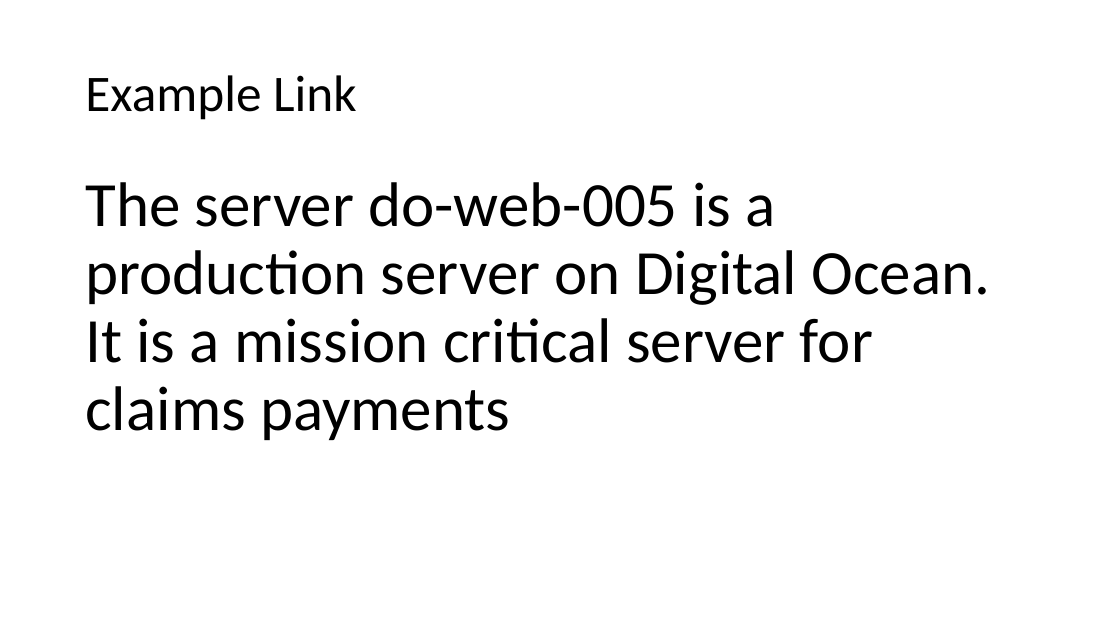
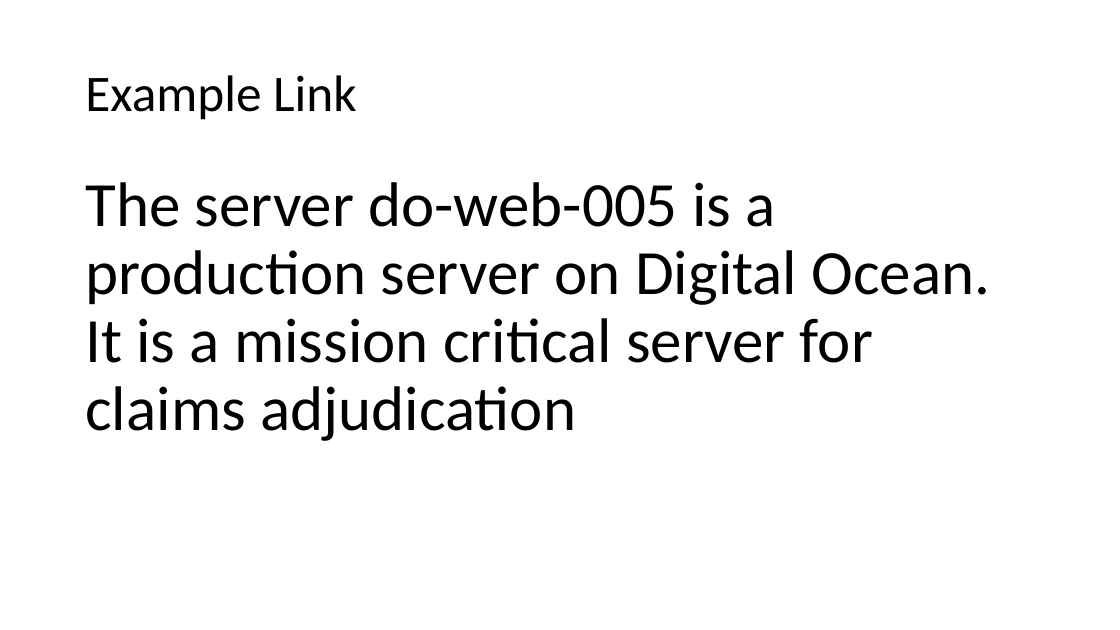
Before and after one commit to ryancheley/dcus-2024, a slide deck: slide 84 of Presentation.pptx (slide 77 before the commit). Drawn at 1120x630 pixels with LibreOffice and Linux fonts; fonts in the diff are those of the drawing. Boxes give left, top, right and bottom in pixels: in the first picture for what was removed or moved away, otherwise in the second. Text is boxed around its words. In the diff, an @@ line names an element or a change of style, - is before the commit and + after.

```diff
--- a/Presentation.pptx
+++ b/Presentation.pptx
@@ text at [85, 182, 991, 441]: text changed @@
-The server do-web-005 is a production server on Digital Ocean. It is a mission critical server for claims payments
+The server do-web-005 is a production server on Digital Ocean. It is a mission critical server for claims adjudication
```
Also in this commit, not shown: 36 other slides changed, 13 slides added, 5 slides removed, 4 other files.
